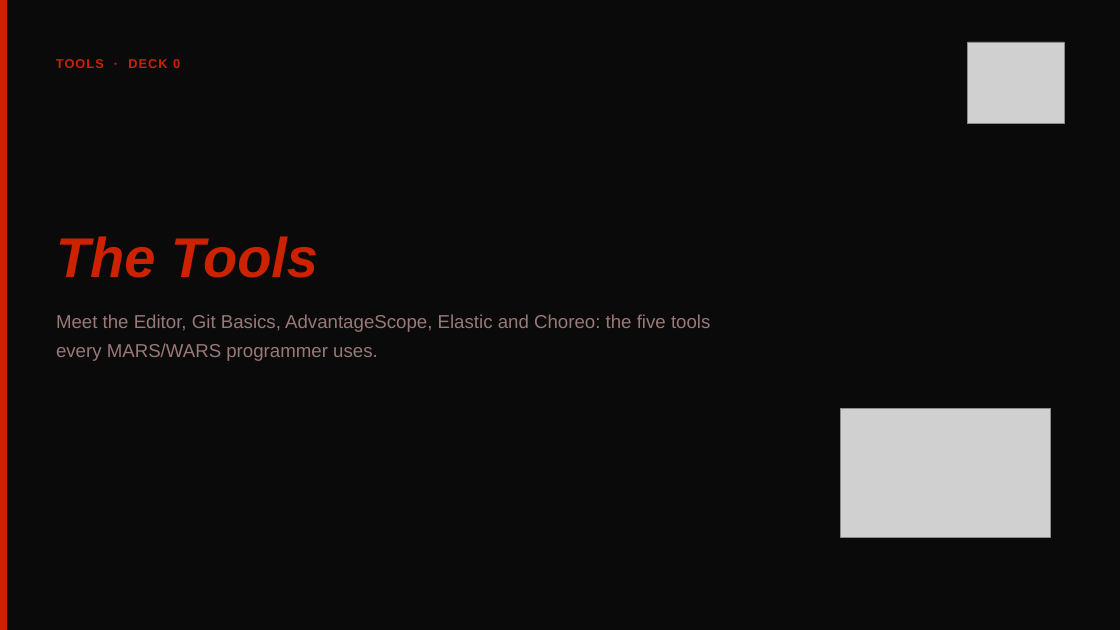
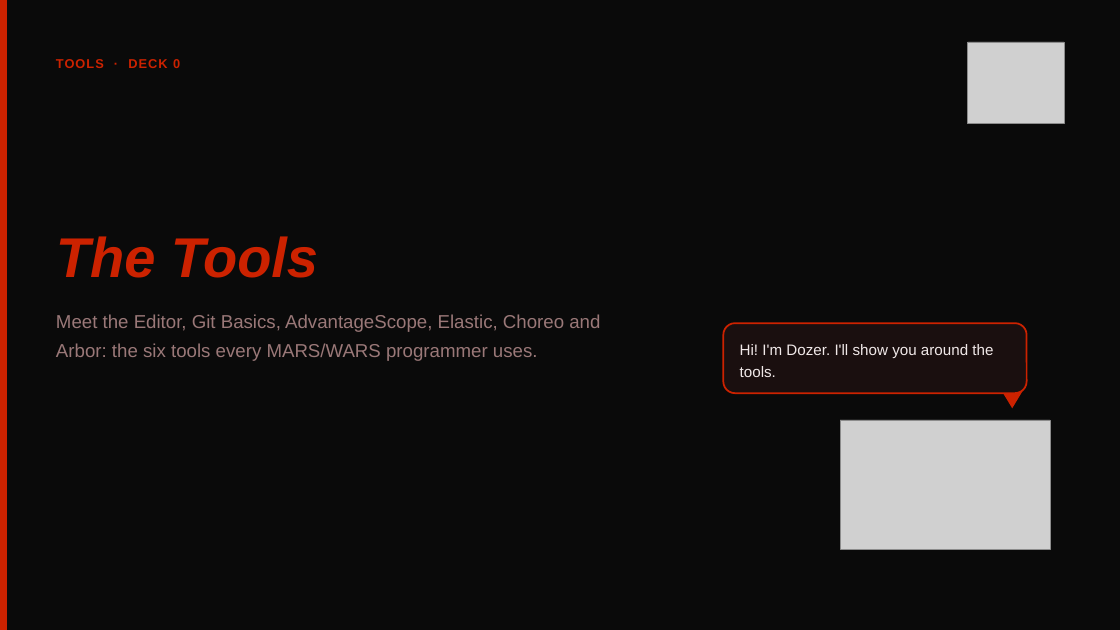
Before and after one commit to FRC-Team-4143/scriptum-lessons, a slide deck: slide 1 of 00-tools.pptx. Drawn at 1120x630 pixels with LibreOffice and Linux fonts; fonts in the diff are those of the drawing; grey boxes stand for pictures. Boxes give left, top, right and bottom in pixels: in the first picture for what was removed or moved away, otherwise in the second. Text is boxed around its words. In the diff, an @@ line names an element or a change of style, - is before the commit and + after.

```diff
--- a/00-tools.pptx
+++ b/00-tools.pptx
@@ text at (56,314,600,361): text changed @@
-Meet the Editor, Git Basics, AdvantageScope, Elastic and Choreo: the five tools every MARS/WARS programmer uses.
+Meet the Editor, Git Basics, AdvantageScope, Elastic, Choreo and Arbor: the six tools every MARS/WARS programmer uses.
@@ rounded rectangle added at (724,323,1027,393), fill #1A0F0F, outline #CC2200 2.25 pt @@
@@ text added at (740,344,993,377), 19.5 pt, text #F0E8E8 @@
+Hi! I'm Dozer. I'll show you around the tools.
@@ triangle added at (1002,391,1023,408), fill #CC2200 @@
@@ picture: place and size @@
-picture at (840,408,1050,537)
+picture at (840,420,1050,549)
```
Also in this commit, not shown: 8 other slides changed, 48 slides added, 21 slides removed, 3 other files.
